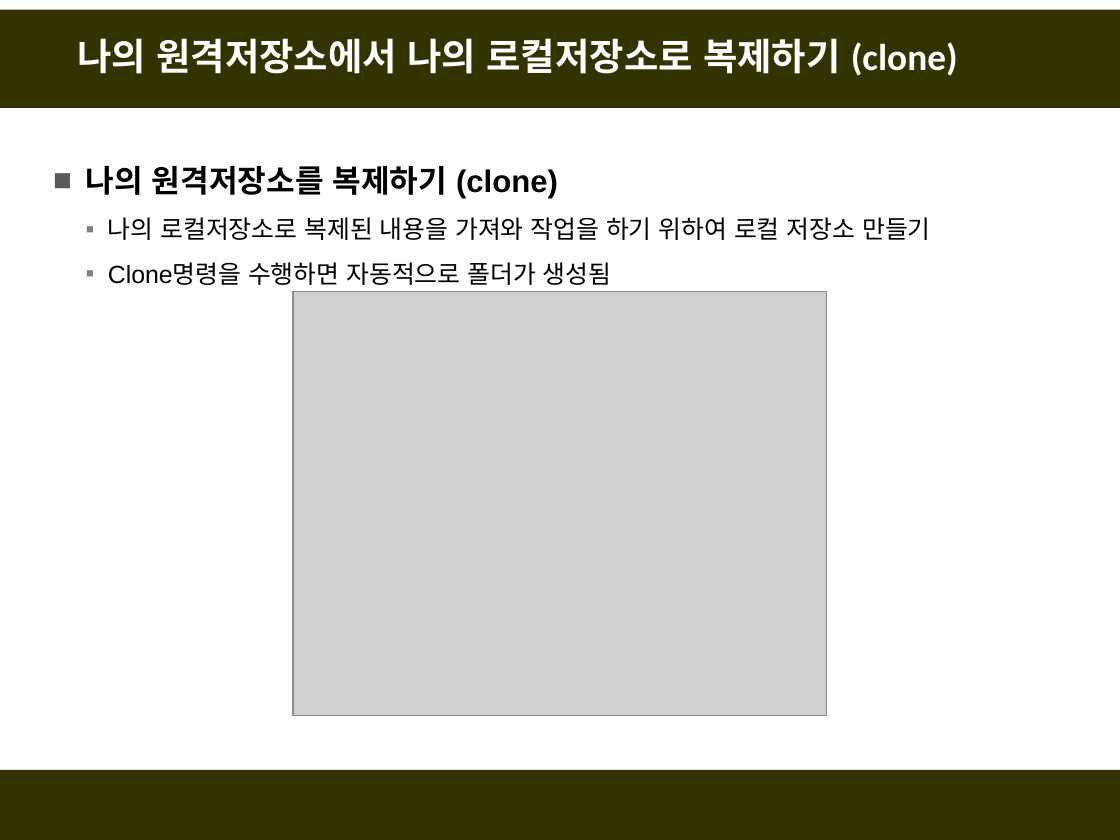
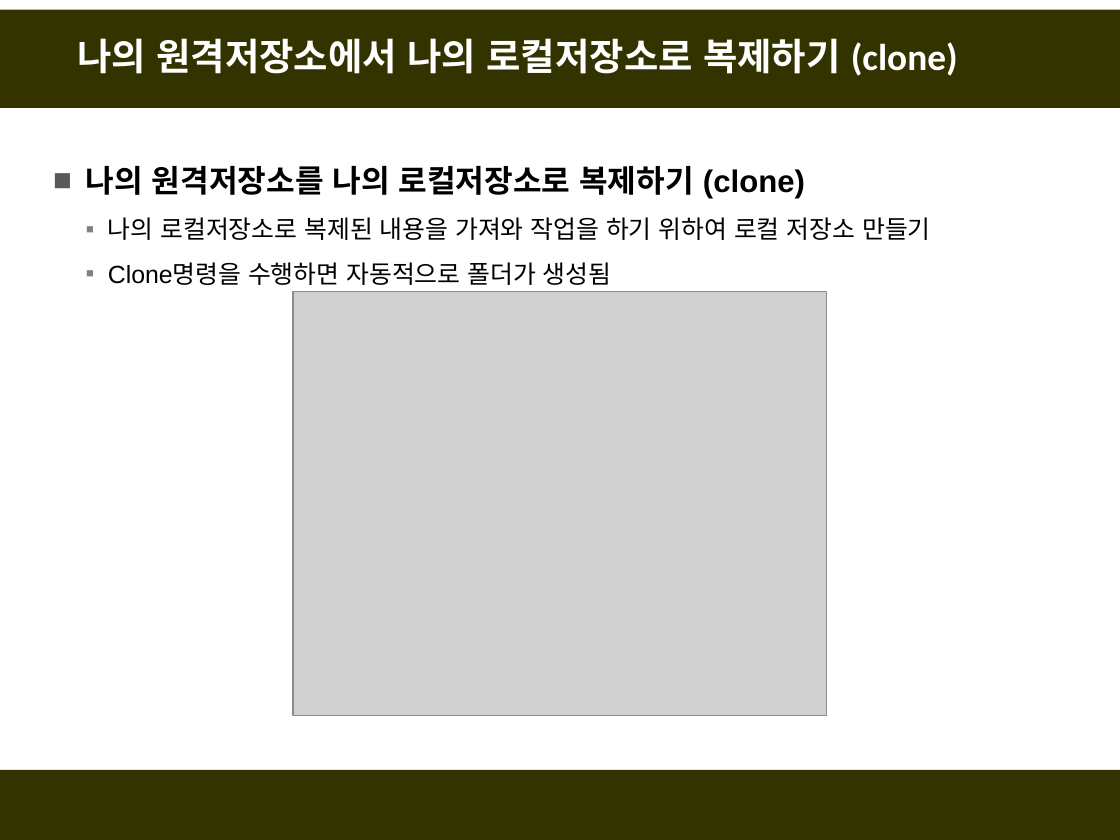
Before and after one commit to fasthill/github-lecture, a slide deck: slide 8 of git및github첫걸음3-원격저장소이용.pptx (slide 7 before the commit). Drawn at 1120x840 pixels with LibreOffice and Linux fonts; fonts in the diff are those of the drawing; grey boxes stand for pictures. Boxes give left, top, right and bottom in pixels: in the first picture for what was removed or moved away, otherwise in the second. Text is boxed around its words. In the diff, an @@ line names an element or a change of style, - is before the commit and + after.

```diff
--- a/git및github첫걸음3-원격저장소이용.pptx
+++ b/git및github첫걸음3-원격저장소이용.pptx
@@ text at (86,166,805,198): text changed @@
-■ 나의 원격저장소를 복제하기 (clone)
+■ 나의 원격저장소를 나의 로컬저장소로 복제하기 (clone)
```
Also in this commit, not shown: 6 other slides changed, 3 slides added.
